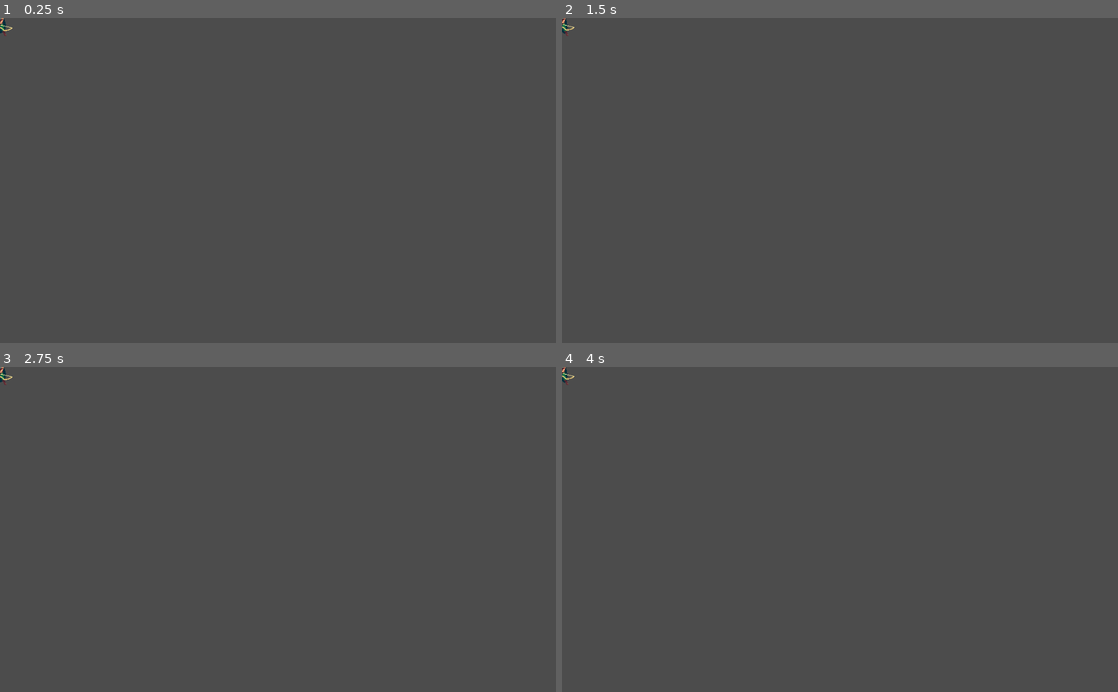
Above: before the commit, frames 1-4 (two rows, left to right).
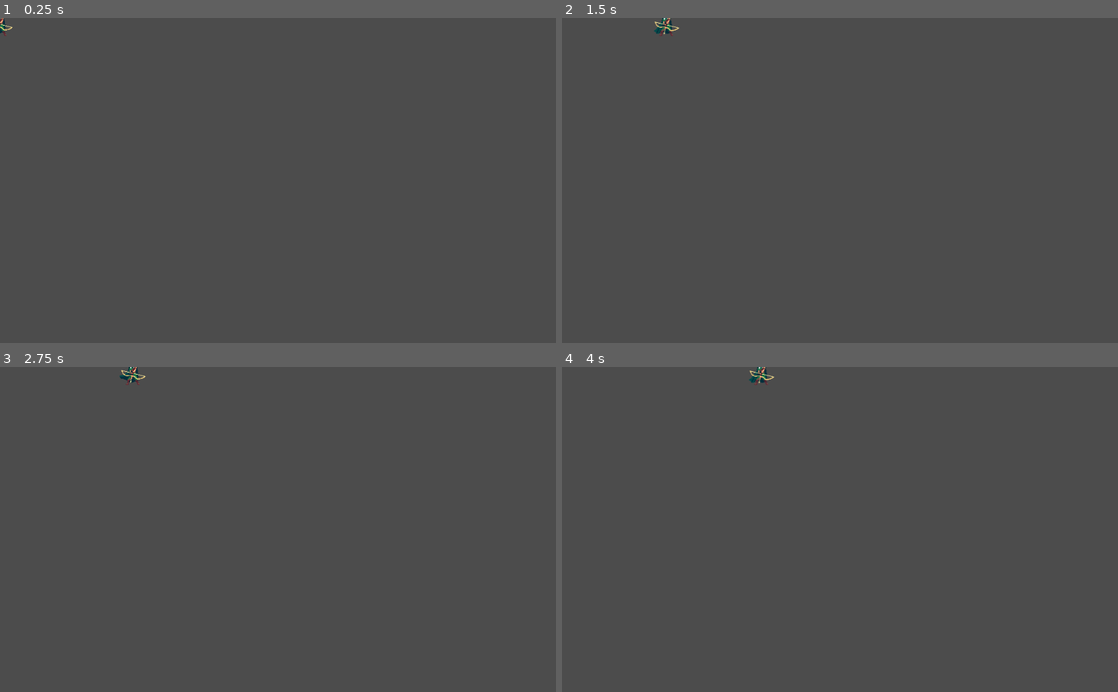
Above: after the commit, the same moments.

Repository: dcrespo3d/GGJ2023
Game: Godot game, scene res://Player.tscn
Two runs of this game, one before a commit and one after it. Both use one fixed random seed, a clock stepped at 60 frames per second and the inputs below. Before the commit the project has no main scene; this scene is started directly in both runs.
Inputs:
- Up to frame 1 (0.25 s): no input
- Up to frame 2 (1.5 s): tap Enter at 0.5 s; hold Right (ui_right) 0.53-1.28 s; hold Left (ui_left) from 1.28 s (still down)
- Up to frame 3 (2.75 s): release Left (ui_left) at 2.03 s; hold Right (ui_right) from 2.03 s (still down)
- Up to frame 4 (4 s): release Right (ui_right) at 3.53 s; hold Left (ui_left) from 3.53 s (still down)

The runs differ from the first frame. In frame 1, less than 0.1% of the frame differs, in the area x 0-3%, y 0-5%; in frame 2, 0.2%; in frame 3, 0.2%; in frame 4, 0.2%, in the area x 0-39%, y 0-6%.

Commit message:
Playermove
Playermove

Diff:
--- /dev/null
+++ b/EscenaMain.tscn
@@ -0,0 +1,10 @@
+[gd_scene load_steps=2 format=2]
+
+[ext_resource path="res://Player.tscn" type="PackedScene" id=1]
+
+[node name="EscenaMain" type="Node2D"]
+
+[node name="Fondo" type="Node2D" parent="."]
+
+[node name="Player" parent="." instance=ExtResource( 1 )]
+position = Vector2( 502, 459 )
--- /dev/null
+++ b/Player.gd
@@ -0,0 +1,20 @@
+extends KinematicBody2D
+
+
+# Declare member variables here. Examples:
+# var a = 2
+# var b = "text"
+
+
+# Called when the node enters the scene tree for the first time.
+func _ready():
+	pass # Replace with function body.
+
+export var walkspeed = 30
+
+# Called every frame. 'delta' is the elapsed time since the previous frame.
+func _process(delta):
+	if Input.is_action_pressed("ui_left"):
+		position.x -= walkspeed * delta
+	if Input.is_action_pressed("ui_right"):
+		position.x += walkspeed * delta
--- a/Player.tscn
+++ b/Player.tscn
@@ -12,6 +12,7 @@
 [ext_resource path="res://Art/Player/Anims/Idle/idle_3.png" type="Texture" id=10]
 [ext_resource path="res://Art/Player/Anims/Idle/idle_4.png" type="Texture" id=11]
 [ext_resource path="res://Art/Player/Anims/Idle/idle_2.png" type="Texture" id=12]
+[ext_resource path="res://Player.gd" type="Script" id=13]
 
 [sub_resource type="SpriteFrames" id=1]
 animations = [ {
@@ -47,10 +48,12 @@
 } ]
 
 [node name="Player" type="KinematicBody2D"]
+script = ExtResource( 13 )
+walkspeed = 350
 
 [node name="AnimatedSprite" type="AnimatedSprite" parent="."]
 position = Vector2( 0, -30 )
 frames = SubResource( 1 )
 animation = "Idle"
-frame = 6
+frame = 3
 playing = true
--- a/project.godot
+++ b/project.godot
@@ -11,6 +11,7 @@
 [application]
 
 config/name="Ggj 2023"
+run/main_scene="res://EscenaMain.tscn"
 config/icon="res://icon.png"
 
 [gui]
Not shown: 1 places in Player.tscn that only renumber resources
